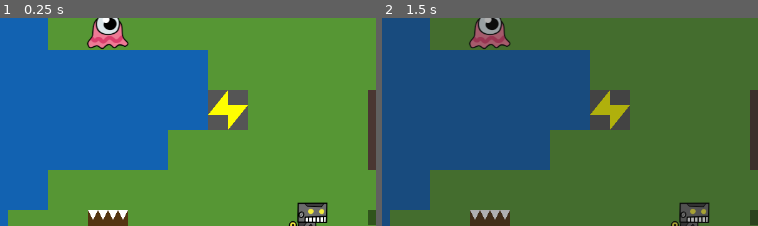
Above: before the commit, frames 1-2 (left to right).
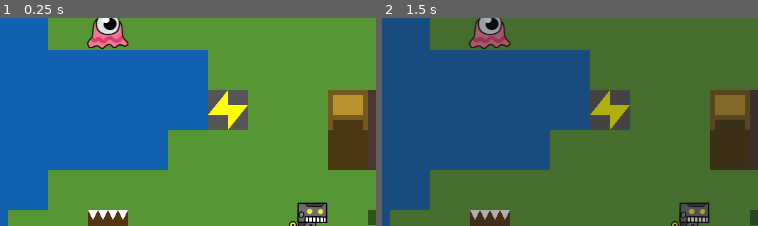
Above: after the commit, the same moments.

Repository: Xaklor/Build-a-Bot-Workshop
Game: Godot game, scene res://level/main.tscn
Two runs of this game, one before a commit and one after it. Both use one fixed random seed, a clock stepped at 60 frames per second and the inputs below.
Inputs (mouse positions are % of the whole screen's width and height, from its top left):
- Up to frame 1 (0.25 s): no input
- Up to frame 2 (1.5 s): tap Enter at 0.5 s; move the mouse to (75, 44) at 0.52 s; click (75, 44) at 0.6 s; right-click (75, 44) at 0.8 s; tap Space (timestop) at 1.25 s; move the mouse to (30, 55) at 1.27 s; right-click (30, 55) at 1.35 s
The pictures show only the part of the screen within x 13-63%, y 27-77%; the shares and areas given below are measured in that part.

The runs differ from the first frame. In frame 1, 4.2% of the frame differs, in the area x 80-98%, y 34-97%; in frame 2, 4.2%.

Commit message:
added basic upgrade workshop

Diff:
--- /dev/null
+++ b/buildings/workshop.gd
@@ -0,0 +1,83 @@
+extends Area2D
+
+const MASTER_UPGRADES_LIST = [
+	["Swim Upgrade", "50", "50", "-", "200"],
+	["Flight Upgrade", "100", "50", "50", "500"],
+	["HP Lv 1", "10", "-", "-", "100"],
+	["HP Lv 2", "20", "10", "-", "150"],
+	["HP Lv 3", "40", "20", "10", "200"],
+	["Energy Lv 1", "10", "-", "-", "100"],
+	["Energy Lv 2", "20", "10", "-", "150"],
+	["Energy Lv 3", "40", "20", "10", "200"],
+	["Power Lv 1", "10", "-", "-", "100"],
+	["Power Lv 2", "20", "10", "-", "150"],
+	["Power Lv 3", "40", "20", "10", "200"],
+	["Speed Lv 1", "10", "-", "-", "100"],
+	["Speed Lv 2", "20", "10", "-", "150"],
+	["Speed Lv 3", "40", "20", "10", "200"],
+	["Capacity Lv 1", "10", "-", "-", "100"],
+	["Capacity Lv 2", "20", "10", "-", "150"],
+	["Capacity Lv 3", "40", "20", "10", "200"],
+	["Construction Lv 1", "10", "-", "-", "100"],
+	["Construction Lv 2", "20", "10", "-", "150"],
+	["Construction Lv 3", "40", "20", "10", "200"],
+]
+
+var build_queue: Array[Array]
+var build_progress: int
+
+func _ready() -> void:
+	for entry in MASTER_UPGRADES_LIST:
+		var row = HBoxContainer.new()
+		var name = Label.new()
+		var subrow = HBoxContainer.new()
+		var metals = Label.new()
+		var gems = Label.new()
+		var essence = Label.new()
+		name.text = entry[0]
+		metals.text = entry[1]
+		gems.text = entry[2]
+		essence.text = entry[3]
+		row.set_h_size_flags(row.SIZE_EXPAND_FILL)
+		name.set_h_size_flags(name.SIZE_EXPAND_FILL)
+		subrow.set_h_size_flags(subrow.SIZE_EXPAND_FILL)
+		metals.set_h_size_flags(metals.SIZE_EXPAND_FILL)
+		gems.set_h_size_flags(gems.SIZE_EXPAND_FILL)
+		essence.set_h_size_flags(essence.SIZE_EXPAND_FILL)
+		name.custom_minimum_size = Vector2(120, 0)
+		subrow.add_child(metals)
+		subrow.add_child(gems)
+		subrow.add_child(essence)
+		row.add_child(name)
+		row.add_child(subrow)
+		$menu/parts/scroll_container/parts_list.add_child(row)
+
+func _process(delta: float) -> void:
+	if build_queue.size() > 0:
+		var robot_list = get_tree().get_nodes_in_group("robots")
+		for robot in robot_list:
+			if robot.position == self.position + Vector2(0, 64):
+				build_progress += robot.build_speed
+				if build_progress >= int(build_queue[0][1]):
+					build_progress = 0
+					build_queue.pop_front()
+					$menu/queue/scroll_container/queue_list.get_child(0).queue_free()
+
+func _input(event: InputEvent) -> void:
+	if Input.is_action_just_pressed("lc"):
+		$menu.visible = $color.get_rect().has_point(get_local_mouse_position())
+
+func _on_parts_click(event: InputEvent) -> void:
+	if Input.is_action_just_pressed("lc"):
+		for idx in range($menu/parts/scroll_container/parts_list.get_children().size()):
+			var entry = $menu/parts/scroll_container/parts_list.get_child(idx)
+			if entry.get_rect().has_point($menu/parts/scroll_container/parts_list.get_local_mouse_position()):
+				if idx > 0:
+					var label = Label.new()
+					label.text = MASTER_UPGRADES_LIST[idx - 1][0]
+					var queue_entry = [MASTER_UPGRADES_LIST[idx - 1][0], MASTER_UPGRADES_LIST[idx - 1][4]]
+					build_queue.append(queue_entry)
+					$menu/queue/scroll_container/queue_list.add_child(label)
+
+func _on_queue_click(event: InputEvent) -> void:
+	pass # Replace with function body.
--- /dev/null
+++ b/buildings/workshop.tscn
@@ -0,0 +1,114 @@
+[gd_scene load_steps=3 format=3 uid="uid://d34mqdeyal0gm"]
+
+[ext_resource type="Script" uid="uid://d3qmo18rf1tee" path="res://buildings/workshop.gd" id="1_iu5s1"]
+
+[sub_resource type="RectangleShape2D" id="RectangleShape2D_ht8bb"]
+size = Vector2(64, 64)
+
+[node name="workshop" type="Area2D" groups=["buildings"]]
+script = ExtResource("1_iu5s1")
+
+[node name="hitbox" type="CollisionShape2D" parent="."]
+shape = SubResource("RectangleShape2D_ht8bb")
+
+[node name="color" type="ColorRect" parent="."]
+offset_left = -32.0
+offset_top = -32.0
+offset_right = 32.0
+offset_bottom = 32.0
+mouse_filter = 1
+color = Color(0.463104, 0.351052, 0.108495, 1)
+
+[node name="build_pad" type="ColorRect" parent="."]
+offset_left = -32.0
+offset_top = 32.0
+offset_right = 32.0
+offset_bottom = 96.0
+mouse_filter = 2
+color = Color(0.290196, 0.219608, 0.0705882, 1)
+
+[node name="shadow" type="ColorRect" parent="."]
+offset_left = -24.0
+offset_top = 16.0
+offset_right = 24.0
+offset_bottom = 32.0
+mouse_filter = 2
+color = Color(0.29, 0.220207, 0.0696, 1)
+
+[node name="highlight" type="ColorRect" parent="."]
+offset_left = -24.0
+offset_top = -24.0
+offset_right = 24.0
+offset_bottom = 8.0
+mouse_filter = 2
+color = Color(0.73, 0.572807, 0.1752, 1)
+
+[node name="menu" type="TabContainer" parent="."]
+visible = false
+offset_left = 64.0
+offset_top = -112.0
+offset_right = 384.0
+offset_bottom = 128.0
+current_tab = 0
+
+[node name="parts" type="MarginContainer" parent="menu"]
+layout_mode = 2
+theme_override_constants/margin_left = 8
+theme_override_constants/margin_top = 8
+theme_override_constants/margin_right = 8
+theme_override_constants/margin_bottom = 8
+metadata/_tab_index = 0
+
+[node name="scroll_container" type="ScrollContainer" parent="menu/parts"]
+layout_mode = 2
+
+[node name="parts_list" type="VBoxContainer" parent="menu/parts/scroll_container"]
+layout_mode = 2
+size_flags_horizontal = 3
+
+[node name="row" type="HBoxContainer" parent="menu/parts/scroll_container/parts_list"]
+layout_mode = 2
+size_flags_vertical = 3
+
+[node name="Label" type="Label" parent="menu/parts/scroll_container/parts_list/row"]
+custom_minimum_size = Vector2(120, 0)
+layout_mode = 2
+size_flags_horizontal = 3
+text = "Name"
+
+[node name="HBoxContainer" type="HBoxContainer" parent="menu/parts/scroll_container/parts_list/row"]
+layout_mode = 2
+size_flags_horizontal = 3
+
+[node name="Label2" type="Label" parent="menu/parts/scroll_container/parts_list/row/HBoxContainer"]
+layout_mode = 2
+size_flags_horizontal = 3
+text = "M"
+
+[node name="Label3" type="Label" parent="menu/parts/scroll_container/parts_list/row/HBoxContainer"]
+layout_mode = 2
+size_flags_horizontal = 3
+text = "G"
+
+[node name="Label4" type="Label" parent="menu/parts/scroll_container/parts_list/row/HBoxContainer"]
+layout_mode = 2
+size_flags_horizontal = 3
+text = "E"
+
+[node name="queue" type="MarginContainer" parent="menu"]
+visible = false
+layout_mode = 2
+theme_override_constants/margin_left = 8
+theme_override_constants/margin_top = 8
+theme_override_constants/margin_right = 8
+theme_override_constants/margin_bottom = 8
+metadata/_tab_index = 1
+
+[node name="scroll_container" type="ScrollContainer" parent="menu/queue"]
+layout_mode = 2
+
+[node name="queue_list" type="VBoxContainer" parent="menu/queue/scroll_container"]
+layout_mode = 2
+
+[connection signal="gui_input" from="menu/parts/scroll_container/parts_list" to="." method="_on_parts_click"]
+[connection signal="gui_input" from="menu/queue/scroll_container" to="." method="_on_queue_click"]
--- a/level/main.tscn
+++ b/level/main.tscn
@@ -8,6 +8,7 @@
 [ext_resource type="PackedScene" uid="uid://vww06adkxjjq" path="res://entities/robot.tscn" id="5_b6row"]
 [ext_resource type="PackedScene" uid="uid://cpcbaamwkrmdy" path="res://buildings/charger.tscn" id="6_177d4"]
 [ext_resource type="PackedScene" uid="uid://diahunbpiy6p0" path="res://buildings/repository.tscn" id="7_i7a4y"]
+[ext_resource type="PackedScene" uid="uid://d34mqdeyal0gm" path="res://buildings/workshop.tscn" id="8_ns06i"]
 [ext_resource type="PackedScene" uid="uid://cxkjehvkb3ect" path="res://buildings/mine.tscn" id="8_pjfo3"]
 [ext_resource type="PackedScene" uid="uid://dtm6rytj8v23a" path="res://entities/urgle.tscn" id="9_bypdj"]
 [ext_resource type="PackedScene" uid="uid://221hpelvs8kh" path="res://entities/bear.tscn" id="10_mt04e"]
@@ -59,6 +60,9 @@
 [node name="repository" parent="." instance=ExtResource("7_i7a4y")]
 position = Vector2(928, 544)
 
+[node name="workshop" parent="." instance=ExtResource("8_ns06i")]
+position = Vector2(736, 352)
+
 [node name="mine" parent="." instance=ExtResource("8_pjfo3")]
 position = Vector2(736, 160)
 
--- a/ui/upgrade_manager.tscn
+++ b/ui/upgrade_manager.tscn
@@ -26,7 +26,6 @@
 texture = ExtResource("4_e5t5k")
 
 [node name="fake" type="HBoxContainer" parent="."]
-visible = false
 offset_left = 768.0
 offset_top = 64.0
 offset_right = 901.0
Binary file changed: assets/robot.png
Not shown, added: buildings/workshop.gd.uid
Not shown: 1 places in level/main.tscn that only renumber resources
